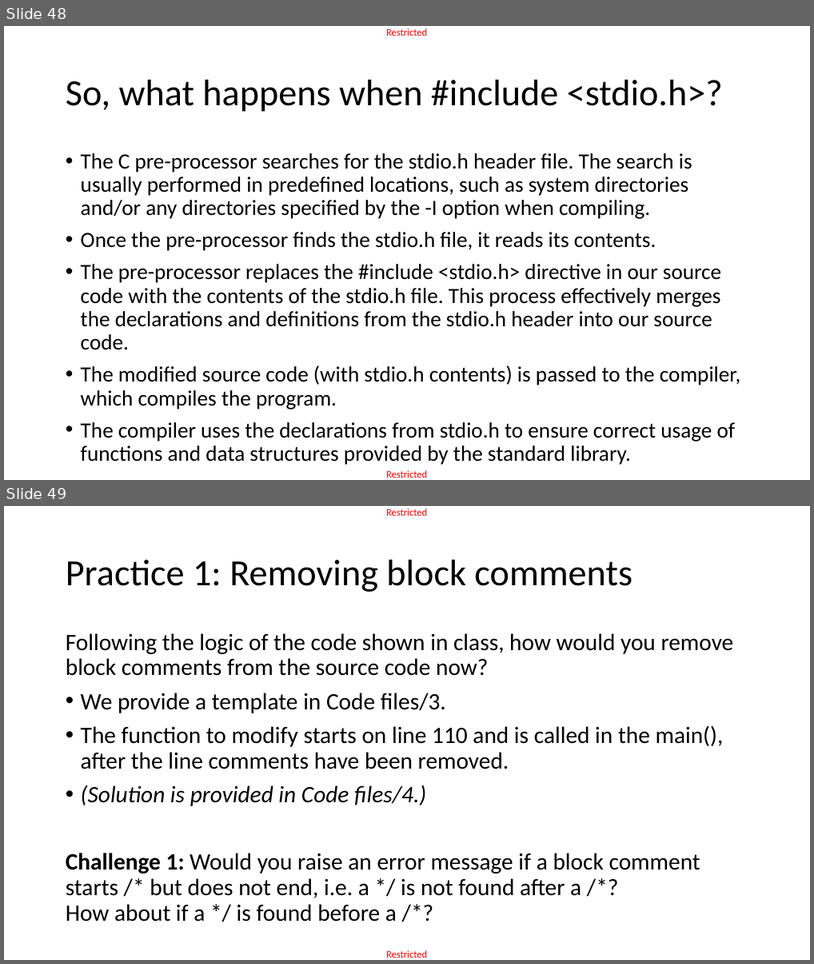
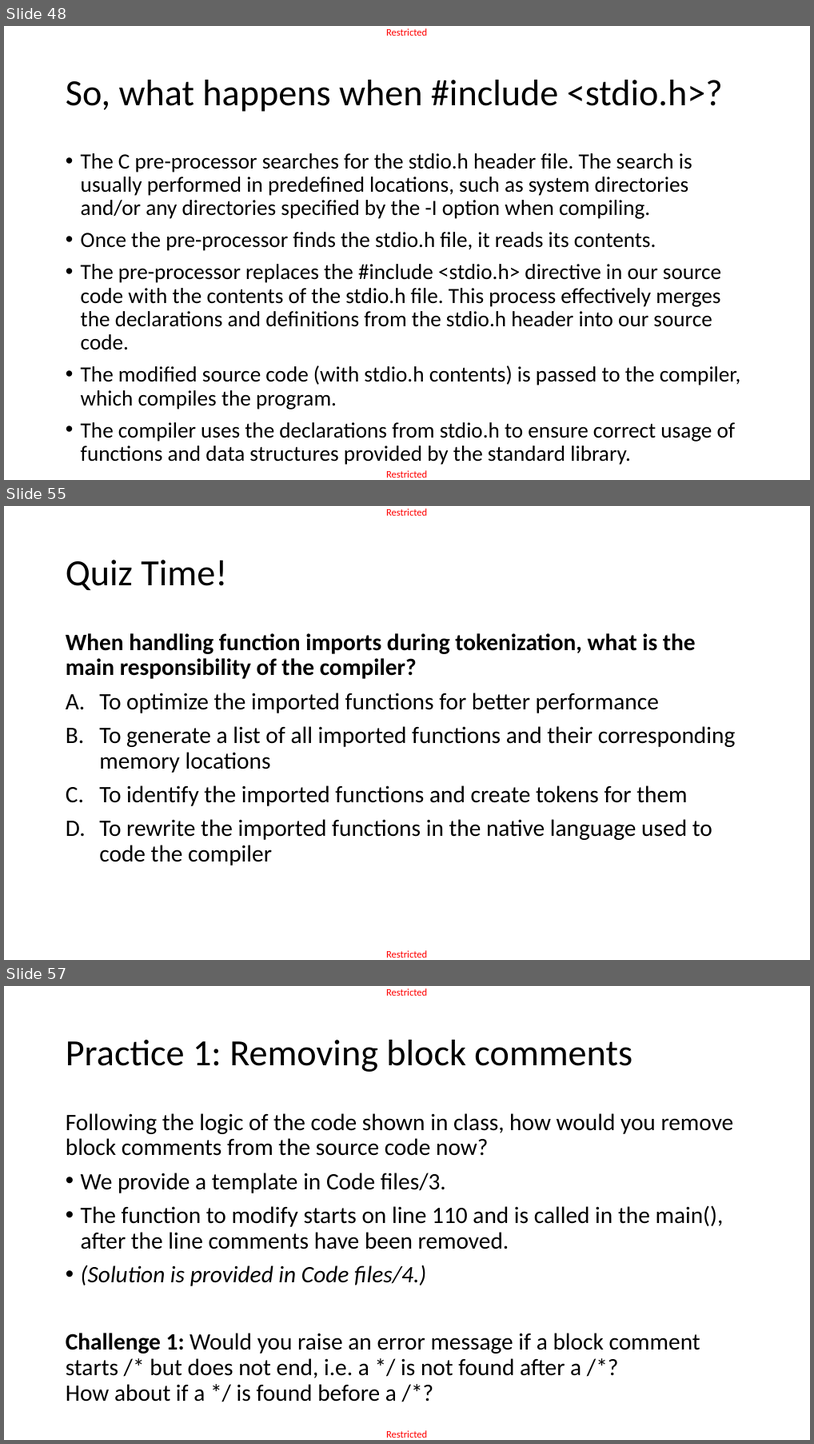
Before and after one commit to matthieudemari/SUTD_PLC_50_051, a slide deck: W10/W10S1/W10S1.pptx. Shown one above the other, each under a label of ours: slides 48 and 49 before the commit, slides 48, 55 and 57 after it; the slides between them are not shown. The pictures are 814x964 and 814x1444 pixels, drawn with LibreOffice and Linux fonts; fonts in the diff are those of the drawing. Boxes give left, top, right and bottom in pixels: in the first picture for what was removed or moved away, otherwise in the second. Text is boxed around its words. In the diff, an @@ line names an element or a change of style, - is before the commit and + after.

Commit message:
Added Quiz to W10S1 slides and finalized W10S2 slides.

```diff
--- a/W10/W10S1/W10S1.pptx
+++ b/W10/W10S1/W10S1.pptx
@@ slide 55 added at (4,506,810,960), background #FFFFFF; not listed: 2 template elements that a slide beside it also shows @@
@@ title added at (66,560,227,590), 44 pt, text #000000 @@
+Quiz Time!
@@ text added at (66,633,736,865), 28 pt, text #000000 @@
+When handling function imports during tokenization, what is the main responsibility of the compiler?
+A. To optimize the imported functions for better performance
+B. To generate a list of all imported functions and their corresponding memory locations
+C. To identify the imported functions and create tokens for them
+D. To rewrite the imported functions in the native language used to code the compiler
@@ what was slide 49 is now slide 57 @@
```
Also in this commit, not shown: 7 other slides added, 3 other files.
